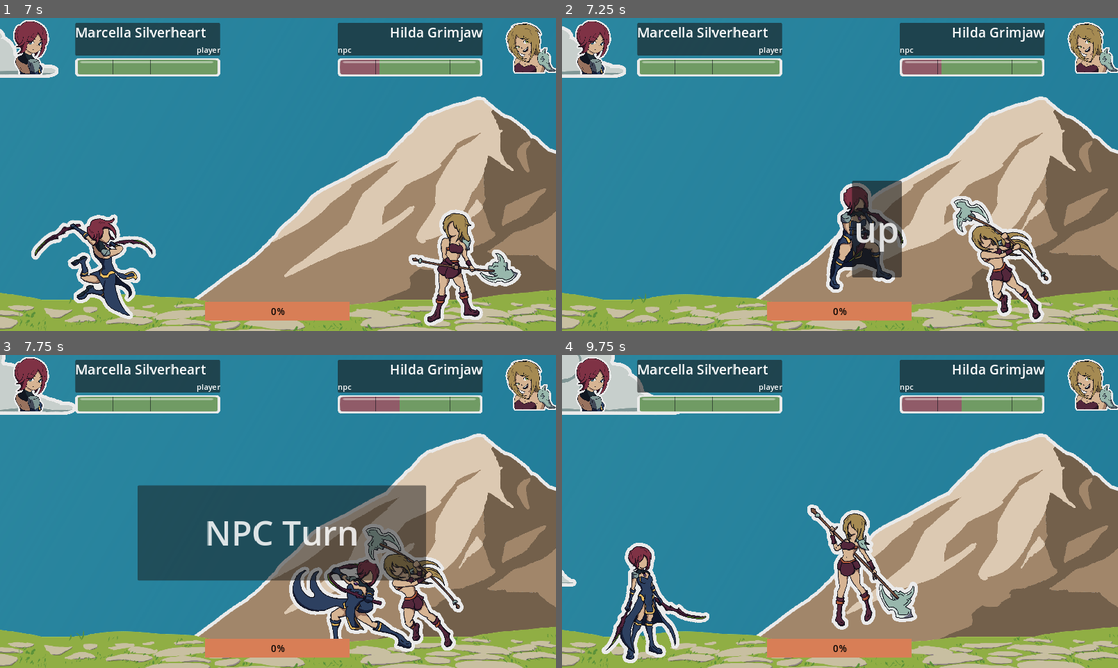
Above: before the commit, frames 1-4 (two rows, left to right).
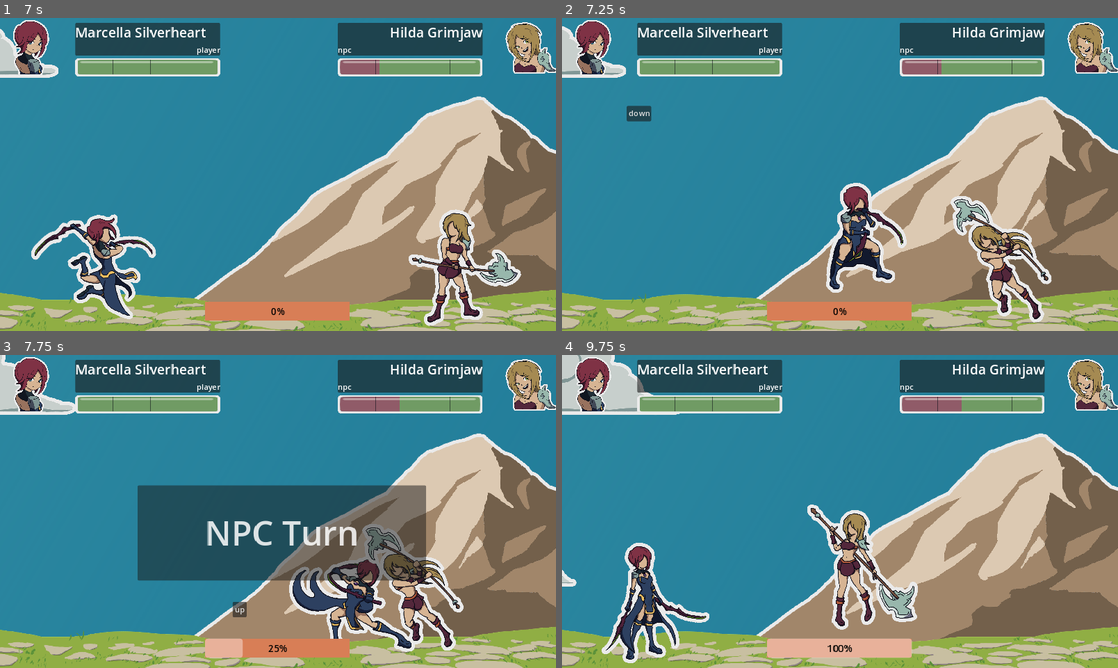
Above: after the commit, the same moments.

Repository: MajorZiploc/sticker_book_moments
Game: Godot game, scene res://lvls/battle_scene.tscn
The game is run twice, just before and just after one commit, with the same random seed, the same clock (stepped at 60 frames per second) and the same inputs.
Inputs (mouse positions are in pixels of both pictures, inside the frame that each line leads up to):
- Up to frame 1 (7 s): click "Attack" at 0.5 s; tap Enter (ui_accept) at 1.25, 1.52, 2.27, 3.77, 4.52, 5.27, 6.77 s; move the mouse to (400, 158) at 1.27 s; hold D (right) 1.28-2.03 s; hold F 1.28-2.03 s; click (400, 158) at 1.42 s; move the mouse to (166, 190) at 2.02 s; hold S (down) 2.03-2.78 s; tap Space every 1.5 s from 2.1 to 6.6 s; move the mouse to (333, 105) at 2.77 s; hold D (right) 2.78-3.53 s; hold F 2.78-3.53 s; move the mouse to (250, 237) at 3.52 s; hold W (up) 3.53-4.28 s; click (250, 237) at 3.67 s; move the mouse to (444, 221) at 4.27 s; hold F 4.28-5.03 s; hold A (left) 4.28-5.78 s; move the mouse to (111, 127) at 5.02 s; move the mouse to (305, 174) at 5.77 s; hold S (down) 5.78-6.53 s; hold F 5.78-6.53 s; click (305, 174) at 5.92 s; move the mouse to (194, 96) at 6.52 s; hold D (right) from 6.53 s (still down)
- Up to frame 2 (7.25 s): keep holding D (right)
- Up to frame 3 (7.75 s): release D (right) at 7.25 s; click "up" (after the commit: "down") at 7.25 s
- Up to frame 4 (9.75 s): click (801, 608) at 8 s, where only the run after the commit has a clickable "up"; click (856, 524) at 8.75 s, where only the run after the commit has a clickable "up"; click (745, 483) at 9.5 s, where only the run after the commit has a clickable "down"

Frame 1 is identical in both runs. In frame 2, 2.5% of the frame differs, in the area x 11-62%, y 28-83%; in frame 3, 0.6%; in frame 4, 1.6%.

Commit message:
Fix double click issue for qte by managing the qte btns individually in code dynamically

Diff:
--- a/lvls/battle_scene.gd
+++ b/lvls/battle_scene.gd
@@ -2,8 +2,8 @@
 
 @onready var cam: PhantomCamera2D = $cam;
 
-# TODO: fix clicking follow up buttons in action_counter_container on npc turn
-# currently follow up button clicks require 2 clicks. should be 1
+# TODO: change qte button to textured buttons instead of generic fonts
+# TODO: change qte buttons to fade in/out or pulse instead of just toggling visible -- using modulate.a
 # TODO: figure out how to run the tweens in parallel rather than using the separate tweens and taking the max timeout to this wait for all of them to finish
 
 class CombatUnit:
@@ -53,8 +53,6 @@
   $ui_root/ui/npc_info/hbox/bust,
 );
 @onready var ui: Control = $ui_root/ui;
-@onready var qte_container: BoxContainer = $ui_root/ui/qte;
-@onready var qte_btn: Button = $ui_root/ui/qte/btn;
 @onready var npc_turn_ui: PanelContainer = $ui_root/ui/npc_turn;
 @onready var player_choices: BoxContainer = $ui_root/ui/choice;
 @onready var action_counter_container: BoxContainer = $ui_root/ui/action_counter;
@@ -76,8 +74,16 @@
 var qte_max_y = 540;
 var std_tween_time = 1;
 
+class QTEItem:
+  var box: BoxContainer;
+  var button: Button;
+  func _init(box, button):
+    self.box = box;
+    self.button = button;
+
+var qte_items: Array[QTEItem] = [];
+
 var qte_all_keys = ["up", "down", "left", "right"];
-var qte_key = "up";
 
 func _ready():
   self.modulate.a = 0;
@@ -91,7 +97,6 @@
   var ui_tween = create_tween();
   ui_tween.tween_property(ui, "modulate:a", 1, ui_tween_time).set_trans(Tween.TRANS_EXPO);
   npc_turn_ui.modulate.a = 0;
-  switch_qte_state_to(false);
   _init_bg();
   player.unit_data = CombatUnitData.entries[CombatUnitData.Type.DUAL_HYBRID];
   npc.unit_data = CombatUnitData.entries[CombatUnitData.Type.TWO_HANDED_AXER];
@@ -122,8 +127,9 @@
   qte_attempt(event);
 
 func qte_attempt(event: InputEvent):
-  if not qte_container.visible: return;
-  if event.is_action_pressed(qte_key):
+  var qte_item = get_qte_item(qte_current_action_count);
+  if not qte_item: return;
+  if qte_item and event.is_action_pressed(qte_item.button.text):
     qte_event_update();
 
 func update_bust_texture(combat_unit: CombatUnit):
@@ -169,7 +175,7 @@
   _update_unit_health_bar(combat_unit);
 
 func attack_sequence(attacker: CombatUnit, defender: CombatUnit, total_atk_time: float, is_npc_turn: bool, atk_trans: Tween.TransitionType = Tween.TRANS_EXPO):
-  switch_qte_state_to(is_npc_turn);
+  create_qte_items(is_npc_turn);
   attacker.char.preatk();
   defender.char.readied();
   var atk_path_follow_tween = create_tween();
@@ -181,7 +187,7 @@
     damage_taker = attacker;
     defender.char.postatk();
   deal_damage_to(damage_taker);
-  switch_qte_state_to(false);
+  destory_qte_btns(is_npc_turn);
   # HACK: to let the postatk frame show for a second
   await get_tree().create_timer(1).timeout;
   attacker.char.idle();
@@ -194,7 +200,6 @@
   if is_player_turn and player.path_follow.progress_ratio == 0 and npc.path_follow.progress_ratio == 0:
     var player_choices_tween_out = create_tween();
     player_choices_tween_out.tween_property(player_choices, "modulate:a", 0, std_tween_time).set_trans(Tween.TRANS_EXPO);
-    update_qte_button();
     is_player_turn = !is_player_turn;
     parried = false;
     qte_current_action_count = 0;
@@ -225,22 +230,57 @@
 
 func qte_event_update():
   if qte_current_action_count < qte_total_actions:
+    hide_qte_item();
     qte_current_action_count = qte_current_action_count + 1;
     action_counter_progress_bar.value = (qte_current_action_count * 100) / qte_total_actions;
     parried = qte_current_action_count == qte_total_actions;
-    update_qte_button();
-
-func update_qte_button():
-  qte_container.position = Vector2(
+    show_qte_item();
+
+func hide_qte_item():
+  var qte_item = get_qte_item(qte_current_action_count);
+  if not qte_item: return;
+  qte_item.button.disabled = true;
+  qte_item.box.visible = false;
+
+func show_qte_item():
+  var qte_item = get_qte_item(qte_current_action_count);
+  if not qte_item: return;
+  qte_item.button.disabled = false;
+  qte_item.box.visible = true;
+
+func get_qte_item(index):
+  if index >= qte_items.size(): return;
+  return qte_items[index];
+
+func _on_qte_btn_pressed():
+  qte_event_update();
+
+func create_qte_items(is_npc_turn):
+  if not is_npc_turn: return;
+  for i in qte_total_actions:
+    qte_items.append(create_qte_item());
+  var qte_item = get_qte_item(qte_current_action_count);
+  if not qte_item: return;
+  qte_item.box.visible = true;
+  qte_item.button.disabled = false;
+
+func create_qte_item():
+  var box = BoxContainer.new();
+  var button = Button.new()
+  button.pressed.connect(_on_qte_btn_pressed)
+  box.position = Vector2(
     rng.randf_range(qte_min_x, qte_max_x),
     rng.randf_range(qte_min_y, qte_max_y)
   );
-  qte_key = qte_all_keys[rng.randf_range(0, qte_all_keys.size() - 1)];
-  qte_btn.text = qte_key;
-
-func switch_qte_state_to(is_enabled: bool):
-  qte_container.visible = is_enabled;
-  qte_btn.disabled = !is_enabled;
-
-func _on_qte_btn_pressed():
-  qte_event_update();
+  button.text = qte_all_keys[rng.randf_range(0, qte_all_keys.size() - 1)];
+  button.disabled = true;
+  box.visible = false;
+  box.add_child(button);
+  ui.add_child(box);
+  return QTEItem.new(box, button);
+
+func destory_qte_btns(is_npc_turn):
+  if not is_npc_turn: return;
+  for qte_item in qte_items:
+    ui.remove_child(qte_item.box);
+  qte_items = [];
--- a/lvls/battle_scene.tscn
+++ b/lvls/battle_scene.tscn
@@ -261,19 +261,6 @@
 layout_mode = 2
 text = "Attack"
 
-[node name="qte" type="BoxContainer" parent="ui_root/ui"]
-z_index = 5
-layout_mode = 0
-offset_left = 854.0
-offset_top = 541.0
-offset_right = 1054.0
-offset_bottom = 741.0
-
-[node name="btn" type="Button" parent="ui_root/ui/qte"]
-layout_mode = 2
-theme_override_font_sizes/font_size = 75
-text = "click me"
-
 [node name="npc_turn" type="PanelContainer" parent="ui_root/ui"]
 layout_mode = 0
 offset_left = 285.0
@@ -312,4 +299,3 @@
 tween_resource = SubResource("Resource_efo2m")
 
 [connection signal="pressed" from="ui_root/ui/choice/attack" to="." method="_on_attack_pressed"]
-[connection signal="pressed" from="ui_root/ui/qte/btn" to="." method="_on_qte_btn_pressed"]
